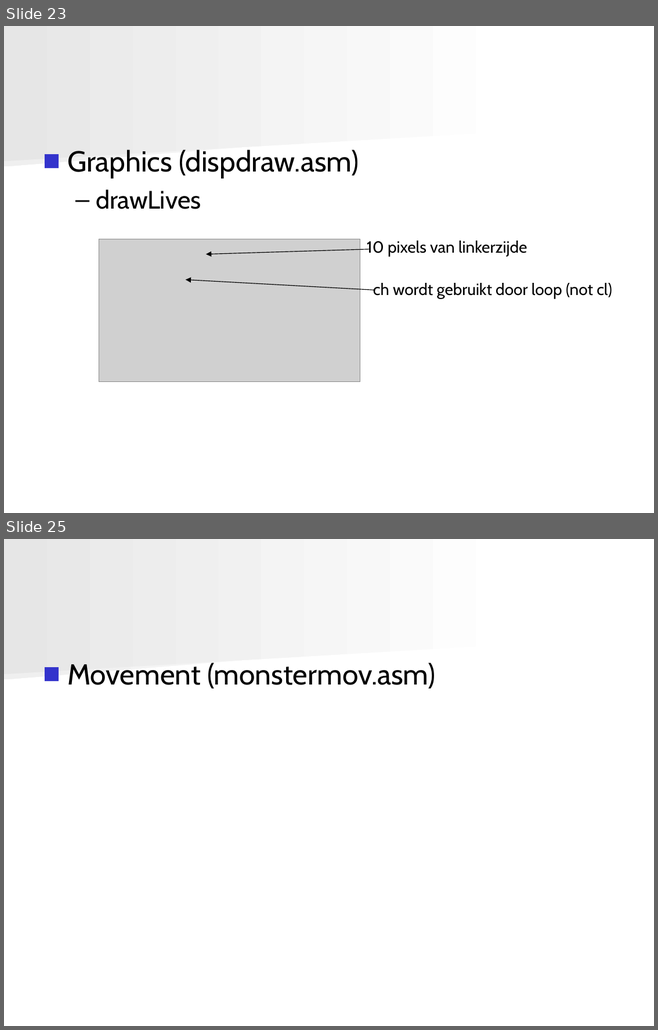
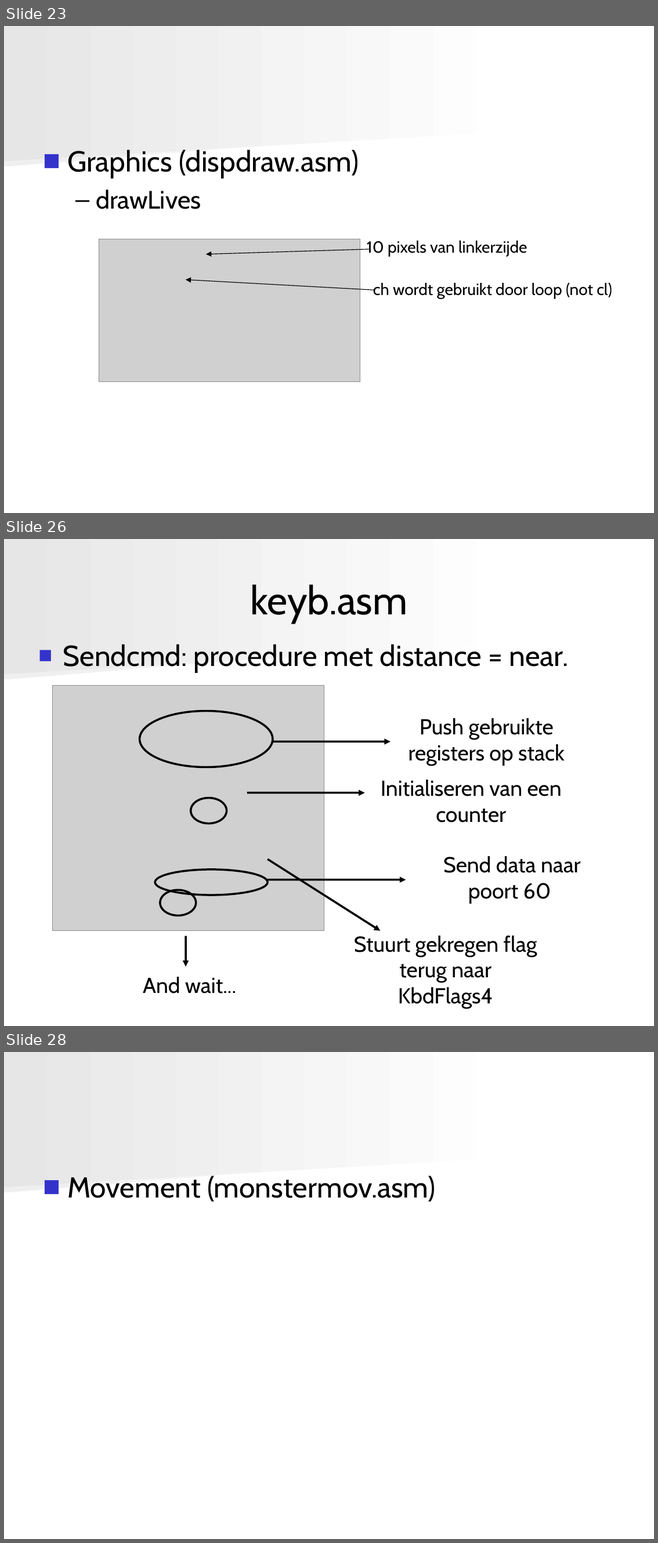
Before and after one commit to angryzor/space_invaders_8086, a slide deck: Presentatie.ppt. Shown one above the other, each under a label of ours: slides 23 and 25 before the commit, slides 23, 26 and 28 after it; the slides between them are not shown. The pictures are 658x1030 and 658x1543 pixels, drawn with LibreOffice and Linux fonts; fonts in the diff are those of the drawing; grey boxes stand for pictures. Boxes give left, top, right and bottom in pixels: in the first picture for what was removed or moved away, otherwise in the second. Text is boxed around its words. In the diff, an @@ line names an element or a change of style, - is before the commit and + after.

```diff
--- a/Presentatie.ppt
+++ b/Presentatie.ppt
@@ slide 26 added at (4,539,654,1026), background #FFFFFF; not listed: 2 template elements that a slide beside it also shows @@
@@ title added at (250,584,407,624), 44 pt, text #000000 @@
+keyb.asm
@@ text added at (63,644,568,672), 32 pt, text #000000 @@
+■ Sendcmd: procedure met distance = near.
@@ picture added at (53,685,324,931) @@
@@ ellipse added at (140,711,273,768), outline #000000 2.24 pt @@
@@ text added at (408,718,564,765), 24 pt, text #000000 @@
+Push gebruikte registers op stack
@@ arrow added from (273, 741) to (390, 741), #000000 2.24 pt @@
@@ text added at (380,780,561,823), 24 pt, text #000000 @@
+Initialiseren van een counter
@@ ellipse added at (190,798,226,824), outline #000000 2.24 pt @@
@@ arrow added from (247, 793) to (365, 793), #000000 2.24 pt @@
@@ arrow added from (268, 859) to (380, 931), #000000 2.24 pt @@
@@ text added at (443,856,581,903), 24 pt, text #000000 @@
+Send data naar poort 60
@@ ellipse added at (155,870,267,895), outline #000000 2.24 pt @@
@@ arrow added from (268, 880) to (405, 880), #000000 2.24 pt @@
@@ ellipse added at (160,890,195,915), outline #000000 2.24 pt @@
@@ arrow added from (186, 936) to (186, 967), #000000 2.24 pt @@
@@ text added at (354,936,537,1009), 24 pt, text #000000 @@
+Stuurt gekregen flag terug naar KbdFlags4
@@ text added at (143,977,236,994), 24 pt, text #000000 @@
+And wait...
@@ what was slide 25 is now slide 28 @@
```
Also in this commit, not shown: 3 other slides added, 1 slide removed.
